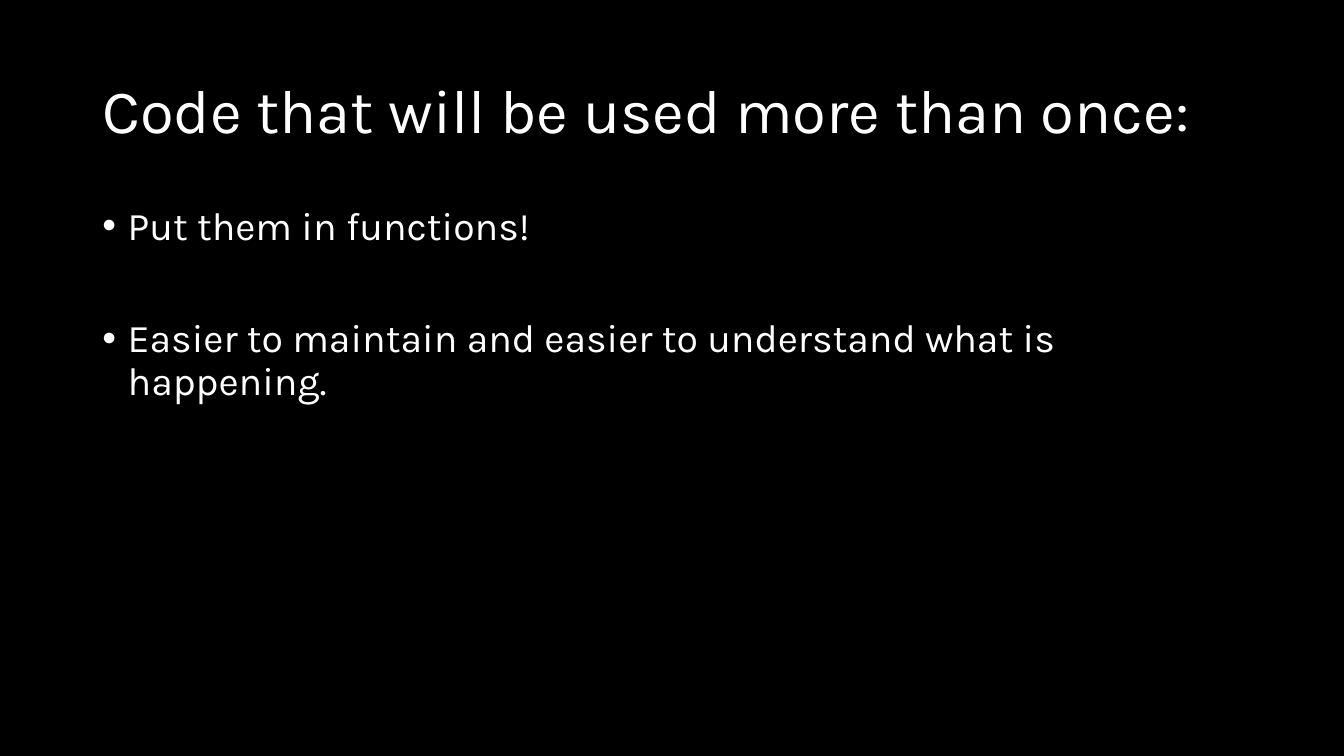
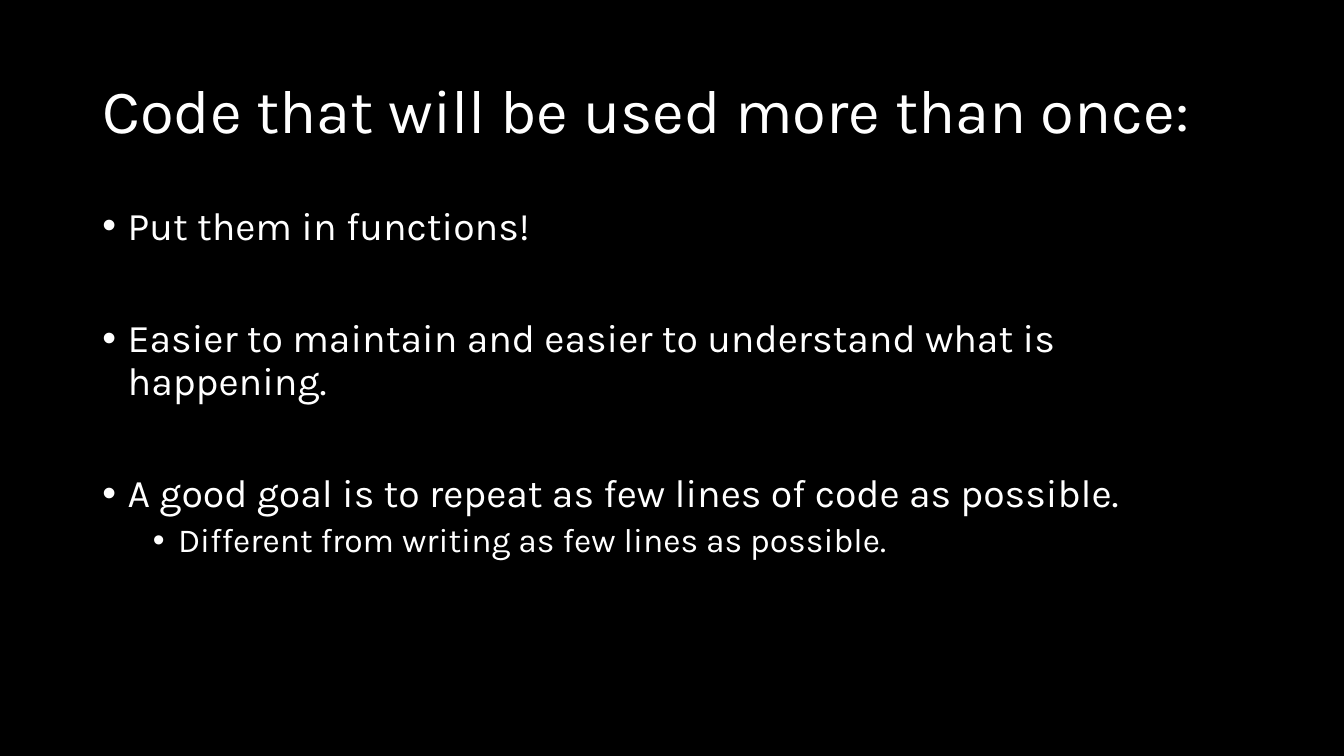
Before and after one commit to crhallberg/IMM120, a slide deck: slide 29 of Presentations/Class 04 – Sept 25.pptx (slide 27 before the commit). Drawn at 1344x756 pixels with LibreOffice and Linux fonts; fonts in the diff are those of the drawing. Boxes give left, top, right and bottom in pixels: in the first picture for what was removed or moved away, otherwise in the second. Text is boxed around its words. In the diff, an @@ line names an element or a change of style, - is before the commit and + after.

```diff
--- a/Presentations/Class 04 – Sept 25.pptx
+++ b/Presentations/Class 04 – Sept 25.pptx
@@ text at <box>128,480,1118,561</box>: paragraphs added @@
+• A good goal is to repeat as few lines of code as possible.
+  • Different from writing as few lines as possible.
```
Also in this commit, not shown: 7 other slides changed, 16 slides added, 1 slide removed.
